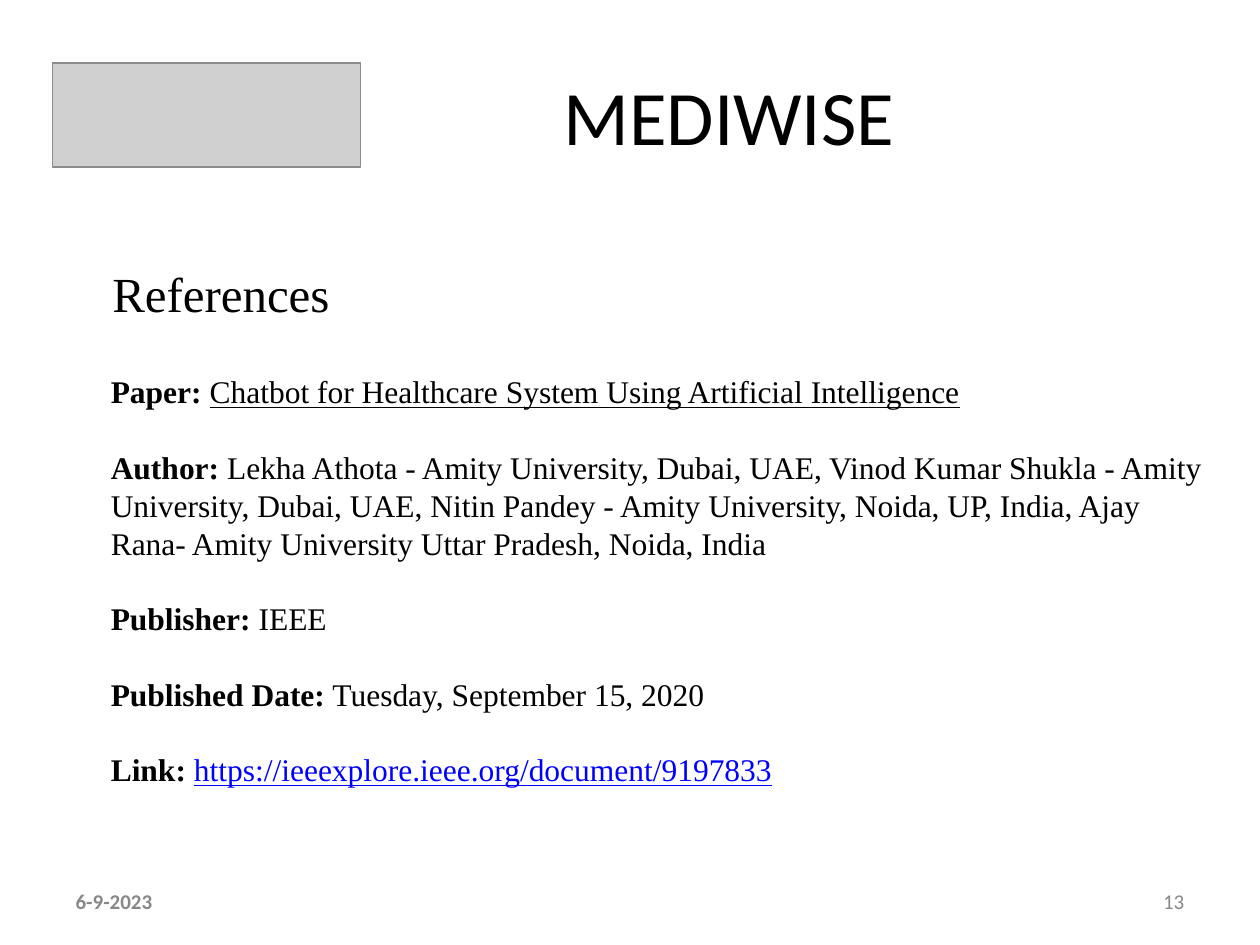
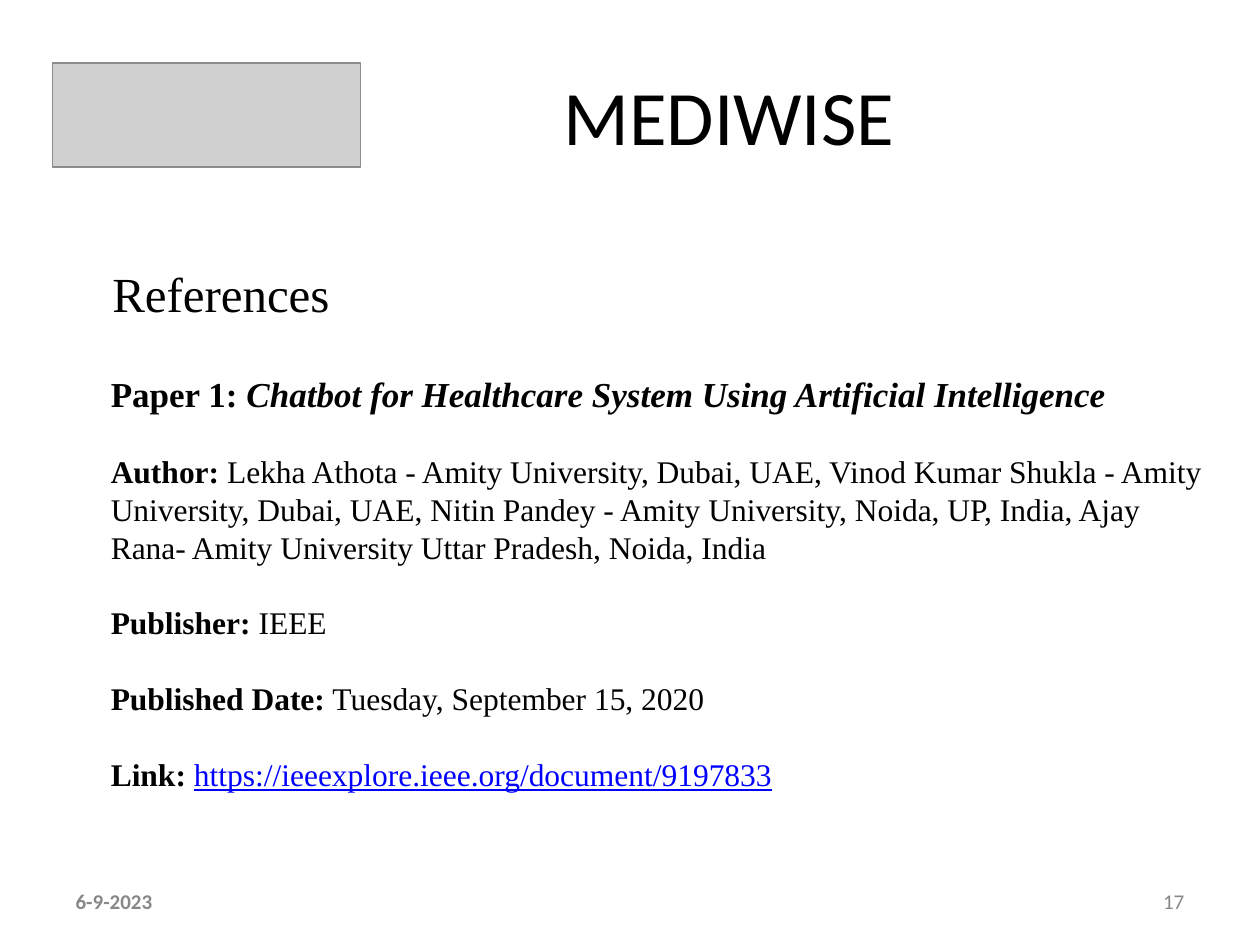
Before and after one commit to ani23-11/MediWise, a slide deck: slide 17 of ppt and references/Main - PPT Template Ctech.pptx (slide 13 before the commit). Drawn at 1260x945 pixels with LibreOffice and Linux fonts; fonts in the diff are those of the drawing; grey boxes stand for pictures. Boxes give left, top, right and bottom in pixels: in the first picture for what was removed or moved away, otherwise in the second. Text is boxed around its words. In the diff, an @@ line names an element or a change of style, - is before the commit and + after.

```diff
--- a/ppt and references/Main - PPT Template Ctech.pptx
+++ b/ppt and references/Main - PPT Template Ctech.pptx
@@ text at (111, 382, 1105, 414): text changed; size 18 to 20 pt; bold on; italic on @@
-Paper: Chatbot for Healthcare System Using Artificial Intelligence
+Paper 1: Chatbot for Healthcare System Using Artificial Intelligence
@@ page number at (1163, 895, 1184, 909): text changed @@
-13
+17
```
Also in this commit, not shown: 19 other slides changed, 4 slides added, 1 other file.
